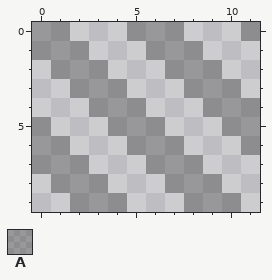
Pixel-art file -- Kast.Godot/Assets/panel.aseprite. Above is the file before it was changed.
12x10 pixels, 1 frame.
Palette (. is transparent): A #00000042
Pixels before, first column x 0:
 0 AA...AAA...A
 1 AAA...AAA...
 2 .AAA...AAA..
 3 ..AAA...AAA.
 4 ...AAA...AAA
 5 A...AAA...AA
 6 AA...AAA...A
 7 AAA...AAA...
 8 .AAA...AAA..
 9 ..AAA...AAA.
The result:
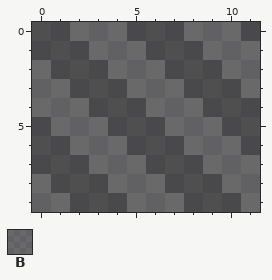
Colours new in this view: B #0000007d
Diff:
colour A: #00000042 -> #0000009d
Changed rows in their new state; - is a pixel that keeps its letter.
first column x 0:
 0 --BBB---BBB-
 1 ---BBB---BBB
 2 B---BBB---BB
 3 BB---BBB---B
 4 BBB---BBB---
 5 -BBB---BBB--
 6 --BBB---BBB-
 7 ---BBB---BBB
 8 B---BBB---BB
 9 BB---BBB---B
Pixel boxes of the changes (left, top, right, bottom) in both pictures:
changed: (32, 22, 260, 212)
